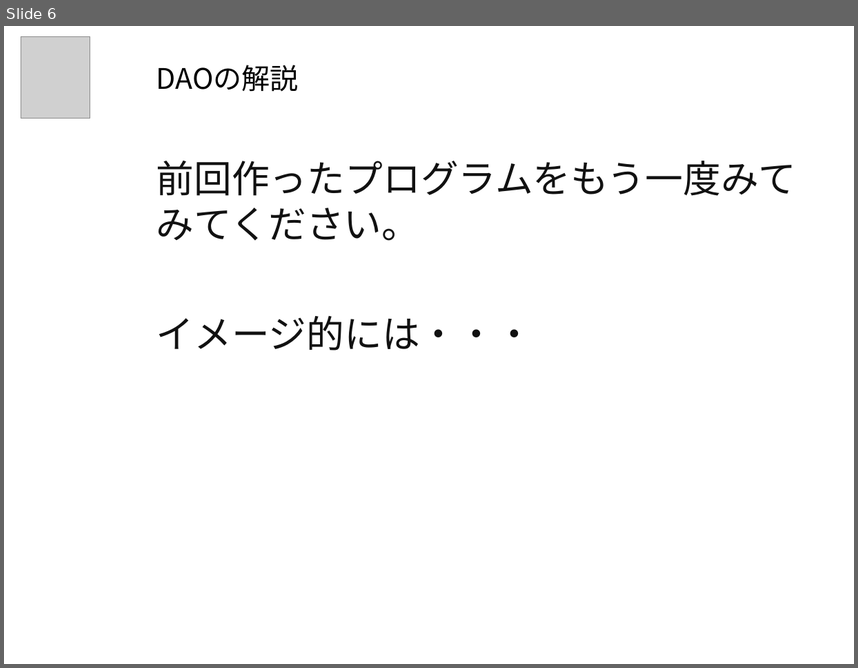
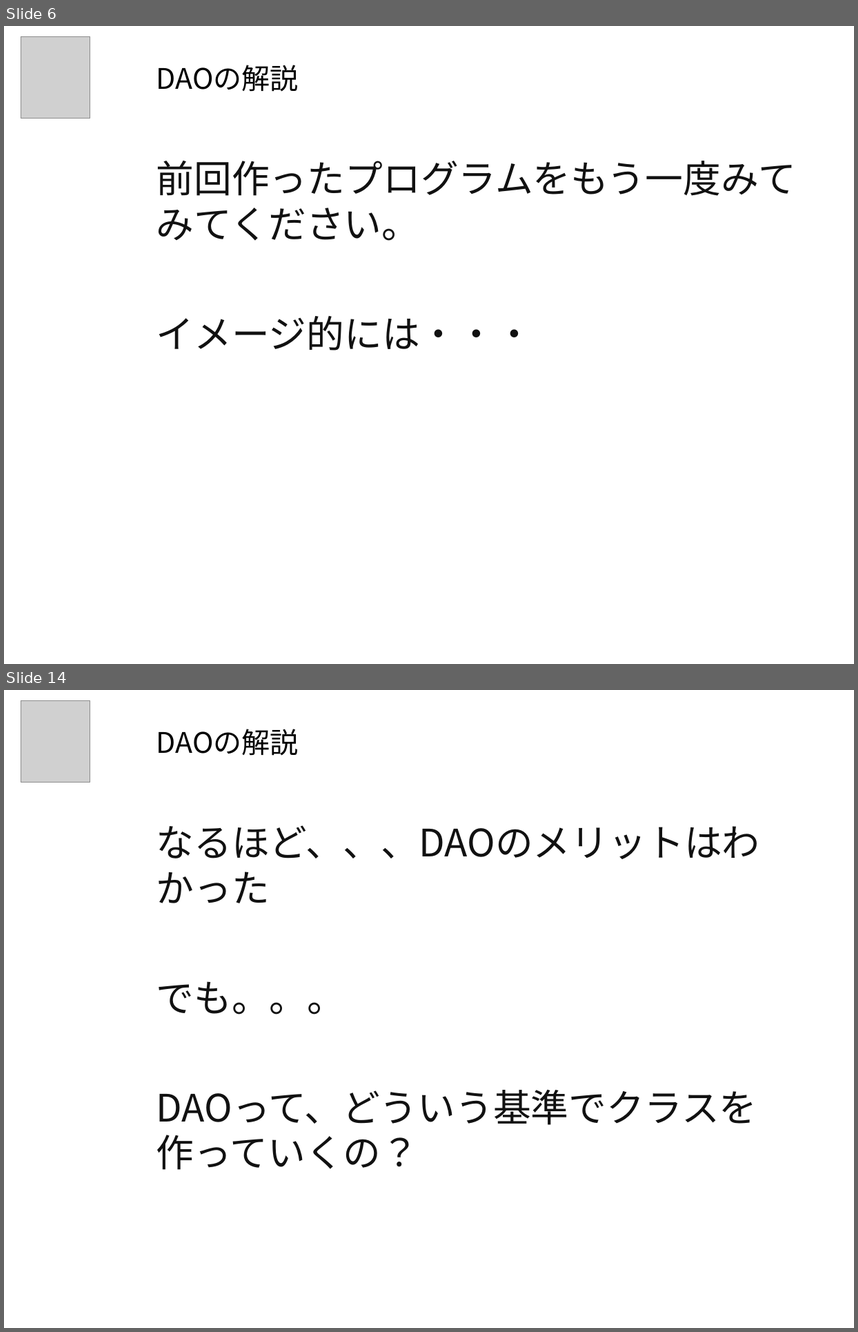
Before and after one commit to nishino-naoyuki/2018Web, a slide deck: ppt/Webアプリケーション開発演習B_15.ppt. Shown one above the other, each under a label of ours: slide 6 before the commit, slides 6 and 14 after it; the slides between them are not shown. The pictures are 858x668 and 858x1332 pixels, drawn with LibreOffice and Linux fonts; fonts in the diff are those of the drawing; grey boxes stand for pictures; background and template pictures are left out. Boxes give left, top, right and bottom in pixels: in the first picture for what was removed or moved away, otherwise in the second. Text is boxed around its words. In the diff, an @@ line names an element or a change of style, - is before the commit and + after.

```diff
--- a/ppt/Webアプリケーション開発演習B_15.ppt
+++ b/ppt/Webアプリケーション開発演習B_15.ppt
@@ slide 14 added at (4, 690, 854, 1328), background picture (left out) @@
@@ picture added at (21, 701, 91, 782) @@
@@ title added at (156, 729, 299, 756), 24 pt, text #000000 @@
+DAOの解説
@@ text added at (156, 825, 760, 1170), 32 pt, text #111111 @@
+なるほど、、、DAOのメリットはわかった
+でも。。。
+DAOって、どういう基準でクラスを作っていくの？
```
Also in this commit, not shown: 29 other slides added, 1 slide removed, 2 other files.
